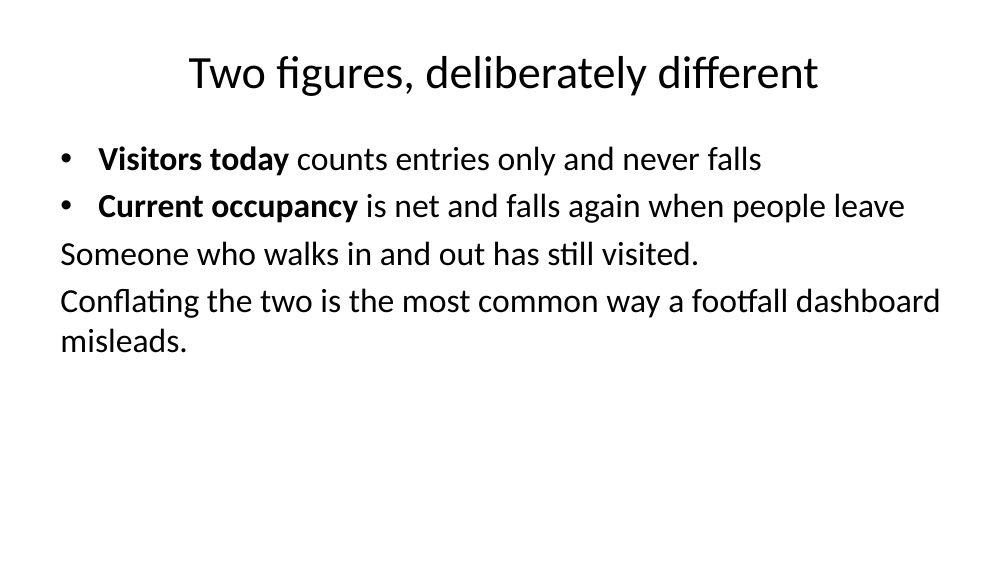
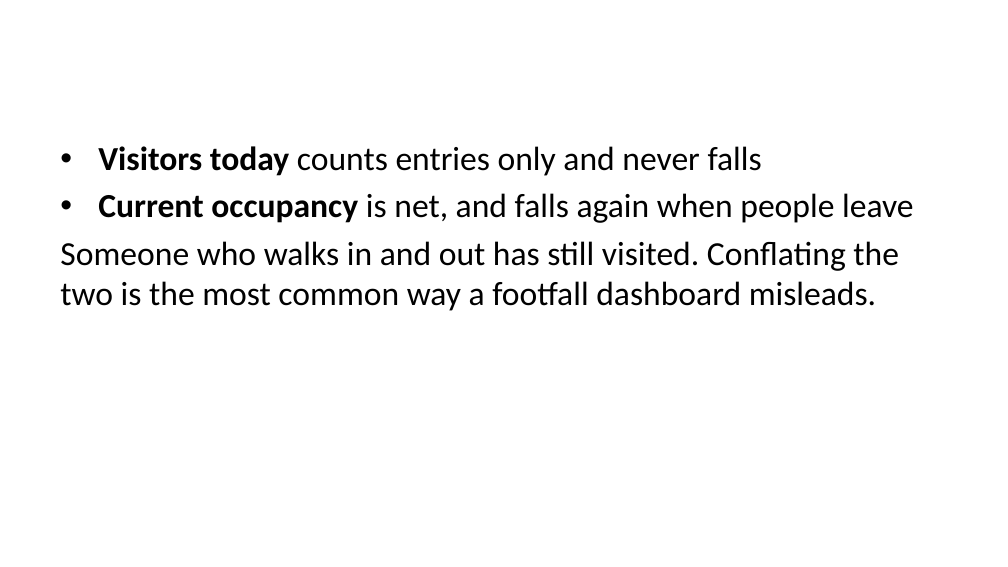
Before and after one commit to felixyustian/visitor-counting-console, a slide deck: slide 7 of docs/Visitor-Counting-Console-Deck.pptx (slide 4 before the commit). Drawn at 1008x567 pixels with LibreOffice and Linux fonts; fonts in the diff are those of the drawing. Boxes give left, top, right and bottom in pixels: in the first picture for what was removed or moved away, otherwise in the second. Text is boxed around its words. In the diff, an @@ line names an element or a change of style, - is before the commit and + after.

```diff
--- a/docs/Visitor-Counting-Console-Deck.pptx
+++ b/docs/Visitor-Counting-Console-Deck.pptx
@@ title removed at (x1=189, y1=56, x2=819, y2=96) @@
-Two figures, deliberately different
@@ text at (x1=60, y1=193, x2=913, y2=311): text changed @@
-• Current occupancy is net and falls again when people leave
-Someone who walks in and out has still visited.
-Conflating the two is the most common way a footfall dashboard misleads.
+• Current occupancy is net, and falls again when people leave
+Someone who walks in and out has still visited. Conflating the two is the most common way a footfall dashboard misleads.
```
Also in this commit, not shown: 11 other slides changed, 14 slides added, 1 slide removed, 17 other files.
